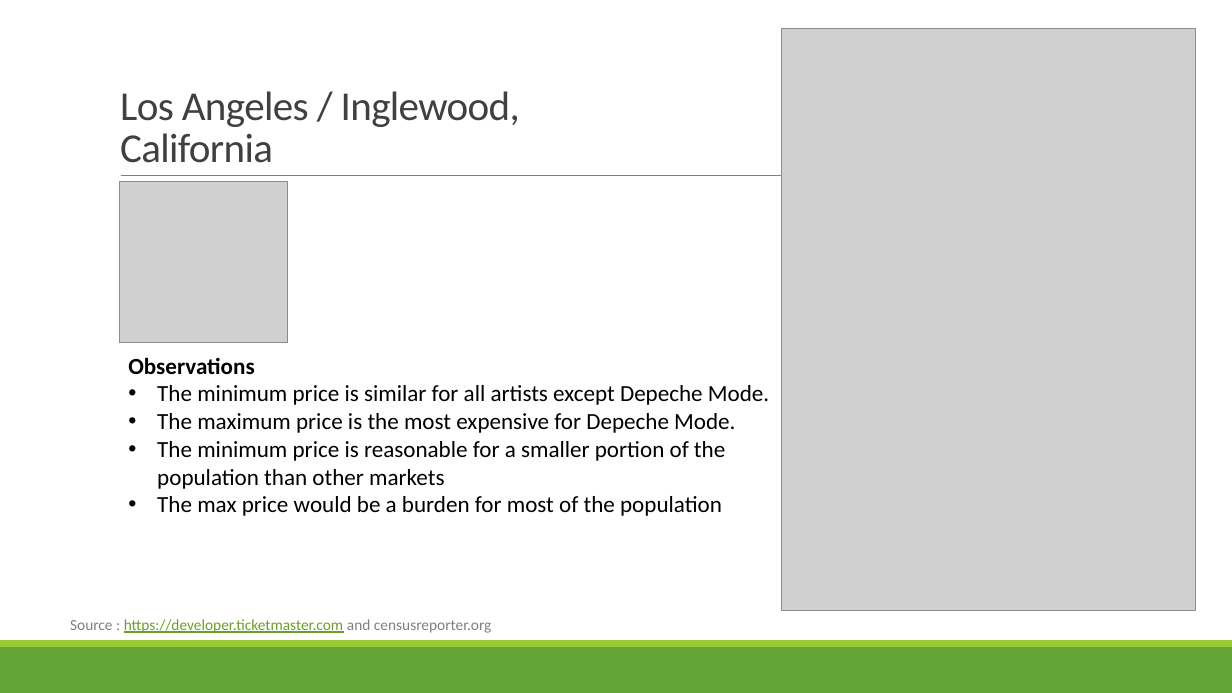
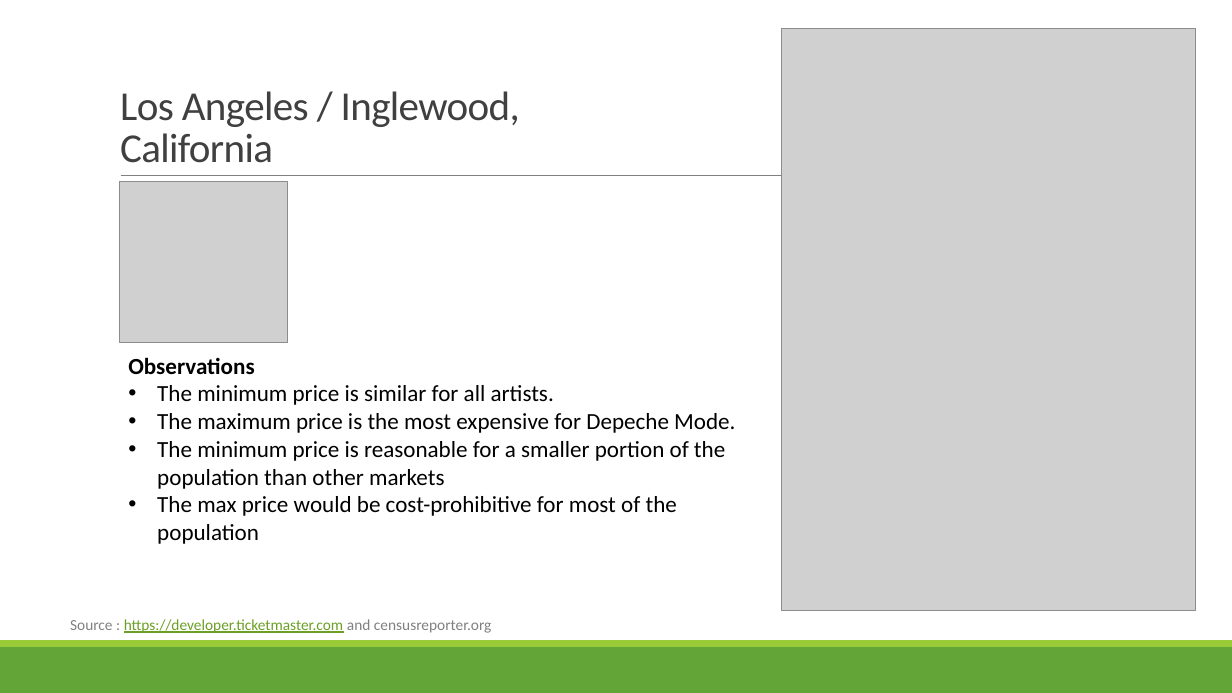
Before and after one commit to jodylarson310/module7-project, a slide deck: slide 13 of Support_Live_Music_Project1_Group4.pptx. Drawn at 1232x693 pixels with LibreOffice and Linux fonts; fonts in the diff are those of the drawing; grey boxes stand for pictures. Boxes give left, top, right and bottom in pixels: in the first picture for what was removed or moved away, otherwise in the second. Text is boxed around its words. In the diff, an @@ line names an element or a change of style, - is before the commit and + after.

```diff
--- a/Support_Live_Music_Project1_Group4.pptx
+++ b/Support_Live_Music_Project1_Group4.pptx
@@ text at box(157, 385, 554, 405): text changed @@
-• The minimum price is similar for all artists except Depeche Mode.
+• The minimum price is similar for all artists.
@@ text at box(157, 496, 677, 544): text changed @@
-• The max price would be a burden for most of the population
+• The max price would be cost-prohibitive for most of the population
```
Also in this commit, not shown: 11 other slides changed.
